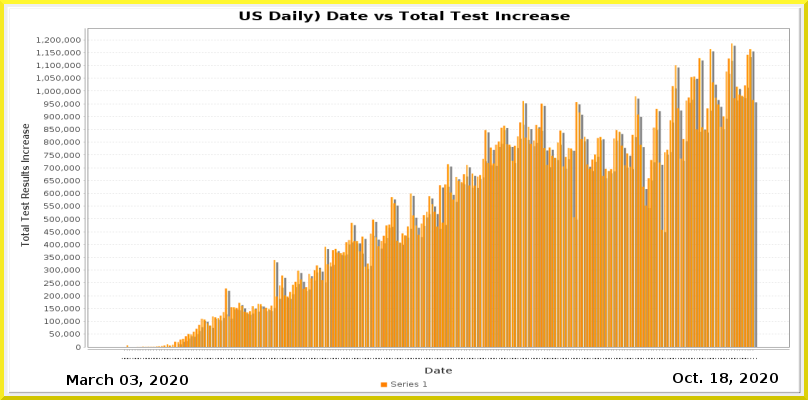
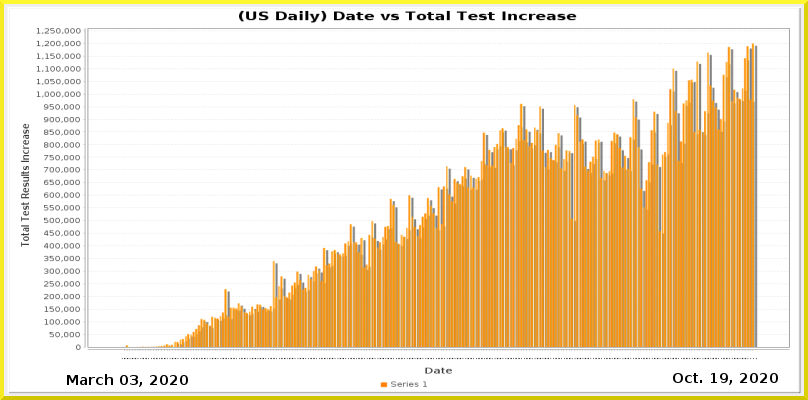
Layer changes from the first 808×400 image to the second:
painted on "Current Date" over <box>720,373,728,383</box>
painted on "Date_vs_TestIncrease.png" over <box>36,10,789,360</box>
